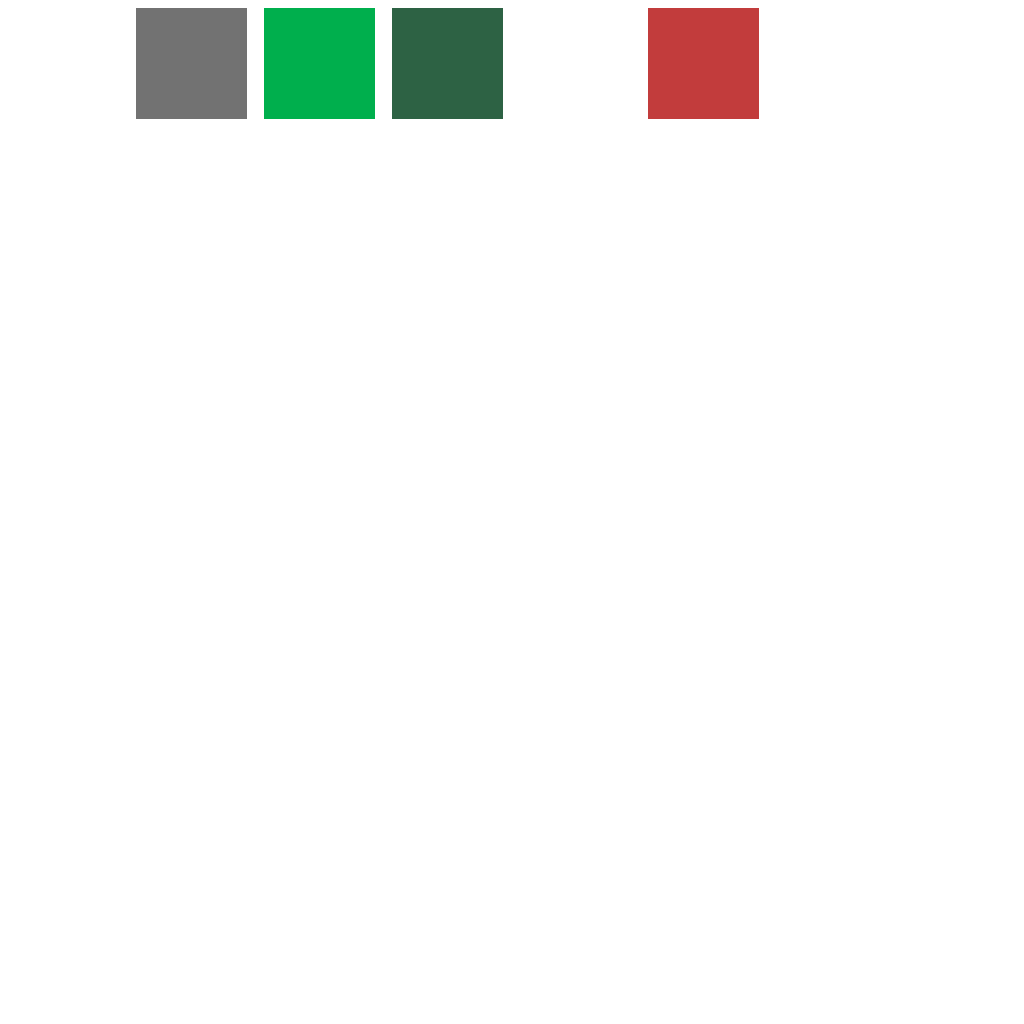
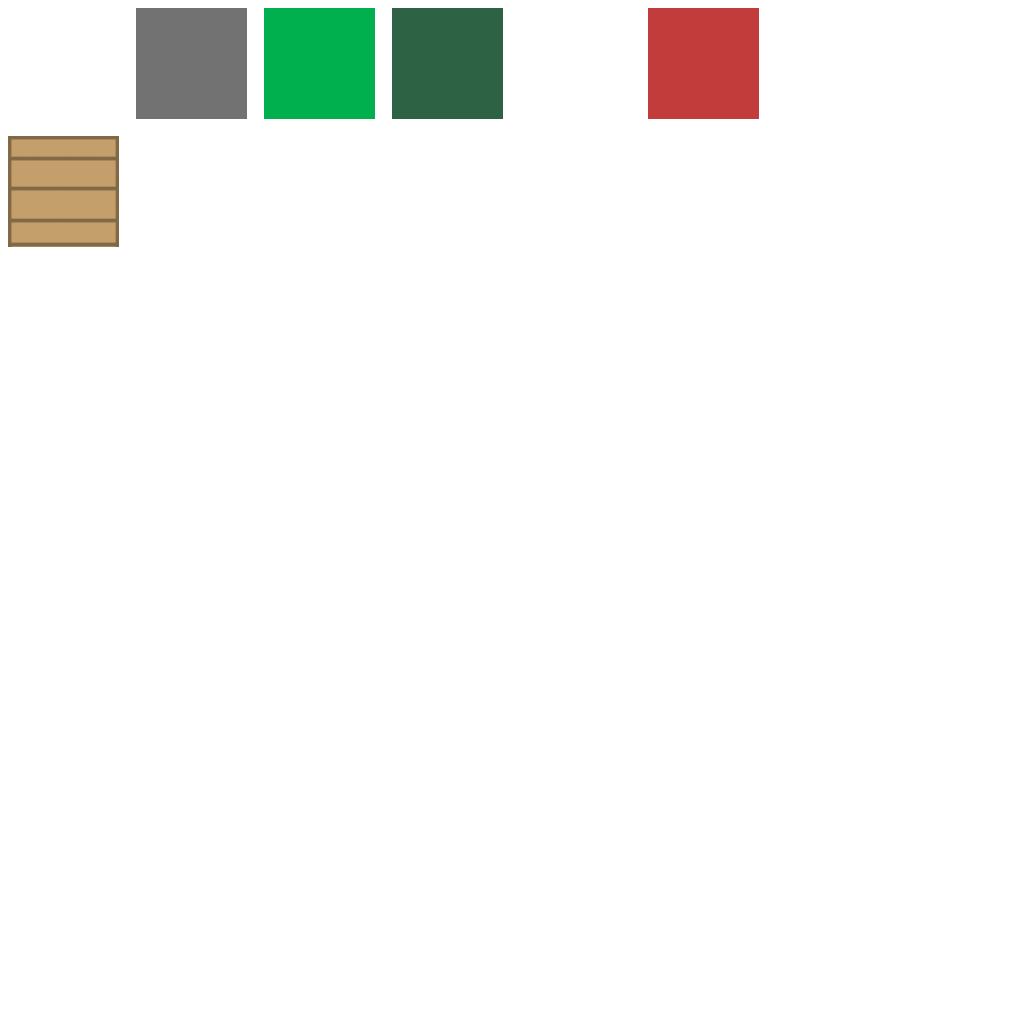
The second 1024 × 1024 image is a revision of the first. Changes to its layers:
added layer "Layer 4 copy 6" (34%) above "Layer 1 copy 5" over [8, 136, 119, 247]
added layer "Layer 1 copy 5" above "Layer 1 copy" over [8, 136, 119, 247]
